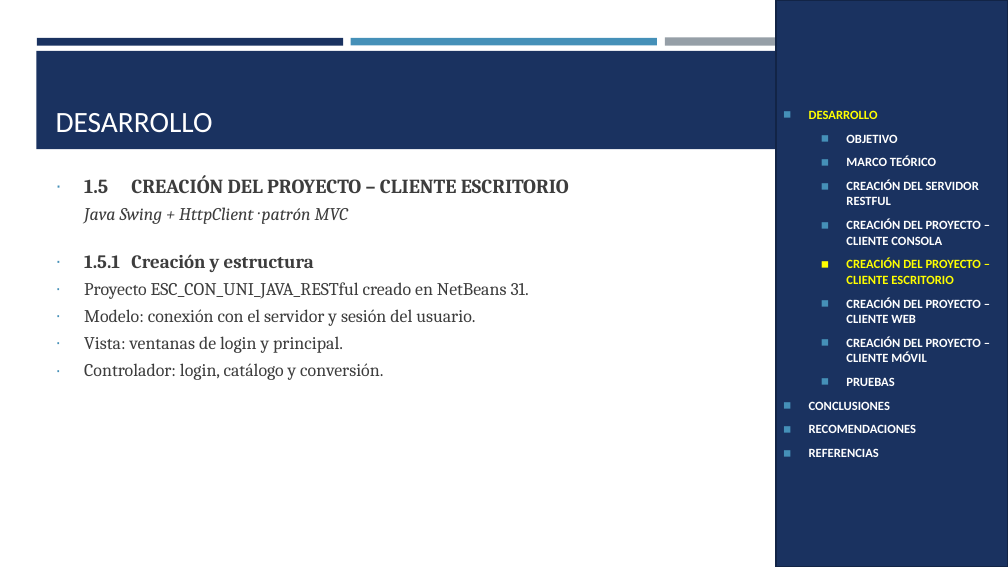
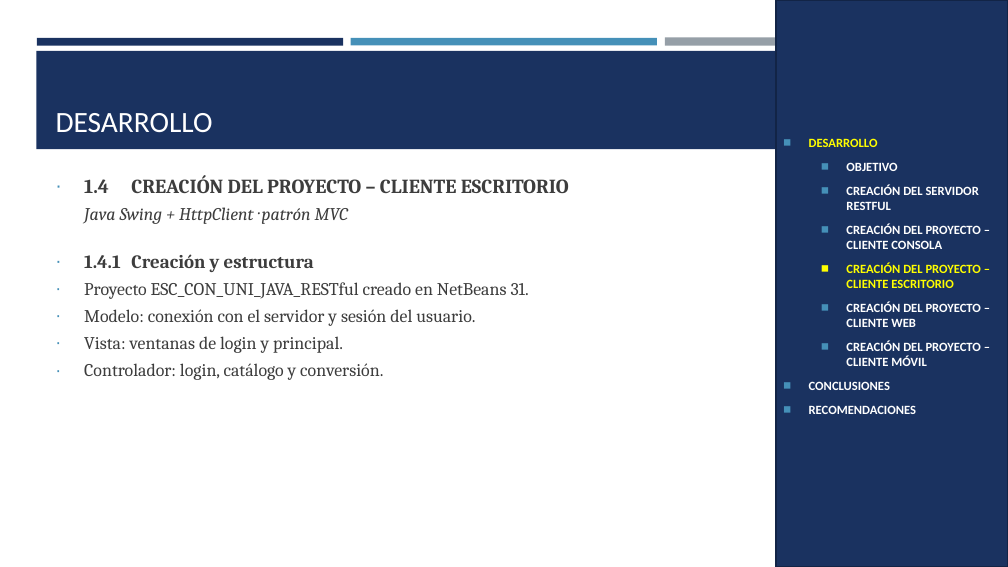
Before and after one commit to IMarcusDev/TI.1.3.-PAO202651_RESTFUL_JAVA_SINBDD_NRC_36883_GR04, a slide deck: slide 13 of 05. DOCUMENTACION/PRESENTACION TI.1.3. RESTFUL sin BDD en JAVA GR4.pptx (slide 17 before the commit). Drawn at 1008x567 pixels with LibreOffice and Linux fonts; fonts in the diff are those of the drawing. Boxes give left, top, right and bottom in pixels: in the first picture for what was removed or moved away, otherwise in the second. Text is boxed around its words. In the diff, an @@ line names an element or a change of style, - is before the commit and + after.

```diff
--- a/05. DOCUMENTACION/PRESENTACION TI.1.3. RESTFUL sin BDD en JAVA GR4.pptx
+++ b/05. DOCUMENTACION/PRESENTACION TI.1.3. RESTFUL sin BDD en JAVA GR4.pptx
@@ text at (x1=84, y1=175, x2=569, y2=193): text changed @@
-∙ 1.5 CREACIÓN DEL PROYECTO – CLIENTE ESCRITORIO
+∙ 1.4 CREACIÓN DEL PROYECTO – CLIENTE ESCRITORIO
@@ text in rectangle at (x1=846, y1=156, x2=936, y2=166): paragraph removed @@
-  ◼ MARCO TEÓRICO
@@ text at (x1=84, y1=254, x2=314, y2=272): text changed @@
-∙ 1.5.1 Creación y estructura
+∙ 1.4.1 Creación y estructura
@@ text in rectangle at (x1=846, y1=378, x2=894, y2=386): paragraph removed @@
-  ◼ PRUEBAS
@@ text in rectangle at (x1=809, y1=448, x2=879, y2=457): paragraph removed @@
-◼ REFERENCIAS
```
Also in this commit, not shown: 21 other slides changed, 7 slides removed.
